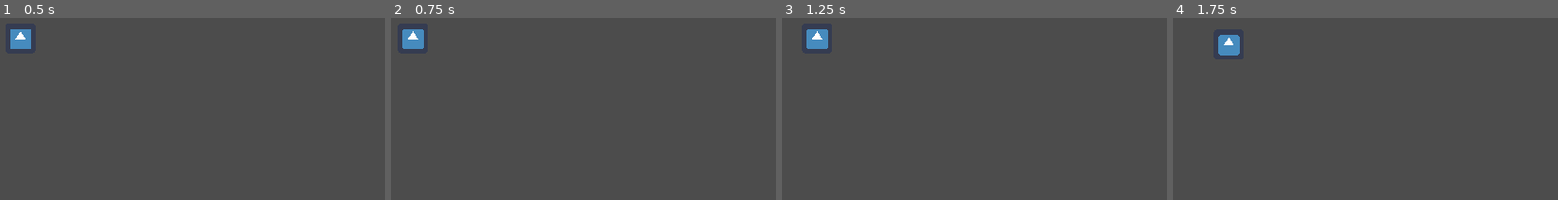
Above: before the commit, frames 1-4 (left to right).
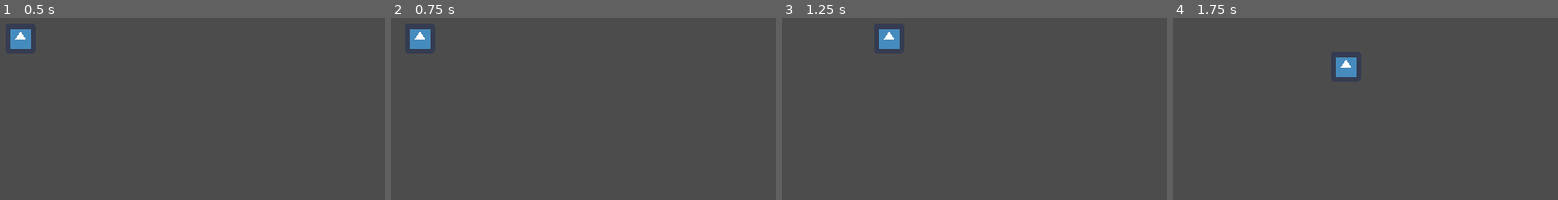
Above: after the commit, the same moments.

Repository: Argha-Ghosh/growth
Game: Godot game, scene res://Scenes/Level-1_Main Scene.tscn
The game is run twice, just before and just after one commit, with the same random seed, the same clock (stepped at 60 frames per second) and the same inputs. The engine's default icon, where the game draws it, is replaced by a stand-in: a white triangle on a blue panel in a dark square.
Inputs:
- Up to frame 1 (0.5 s): no input
- Up to frame 2 (0.75 s): tap Enter at 0.5 s; hold D (Move_right) from 0.53 s (still down)
- Up to frame 3 (1.25 s): keep holding D (Move_right)
- Up to frame 4 (1.75 s): release D (Move_right) at 1.28 s; hold S (Move_down) from 1.28 s (still down)

Frame 1 is identical in both runs. In frame 2, 0.5% of the frame differs, in the area x 2-11%, y 6-18%; in frame 3, 1.2%; in frame 4, 1.2%, in the area x 11-48%, y 9-33%.

Commit message:
Updated the player movement a little
Modified the code for player movement

Diff:
--- a/Assets/Player/Player.gd
+++ b/Assets/Player/Player.gd
@@ -1,11 +1,12 @@
 extends KinematicBody2D
 
+# The player moves with WASD keys
 # var to store velocity
 var velocity = Vector2.ZERO
 
-const ACCELARATION = 1800
-const MAX_SPEED = 2500
-const FRICTION = 1500
+const ACCELARATION = 200
+const MAX_SPEED = 100
+const FRICTION = 400
 
 func _physics_process(delta):
 
@@ -21,11 +22,10 @@
 
 	# checking if the key is pressed or not and setting the velocity
 	if input_vector != Vector2.ZERO :
-		velocity += input_vector * ACCELARATION * delta
-		velocity = velocity.clamped(MAX_SPEED)
+		velocity = velocity.move_toward(input_vector * MAX_SPEED , ACCELARATION * delta)
 	else:
 		# move the velocity toward zero with fixed rate
 		velocity = velocity.move_toward(Vector2.ZERO , FRICTION * delta)
 
 	#inbuild godot function to move the kinematic body along the provided vector
-	move_and_slide(velocity * delta)
+	move_and_slide(velocity)
